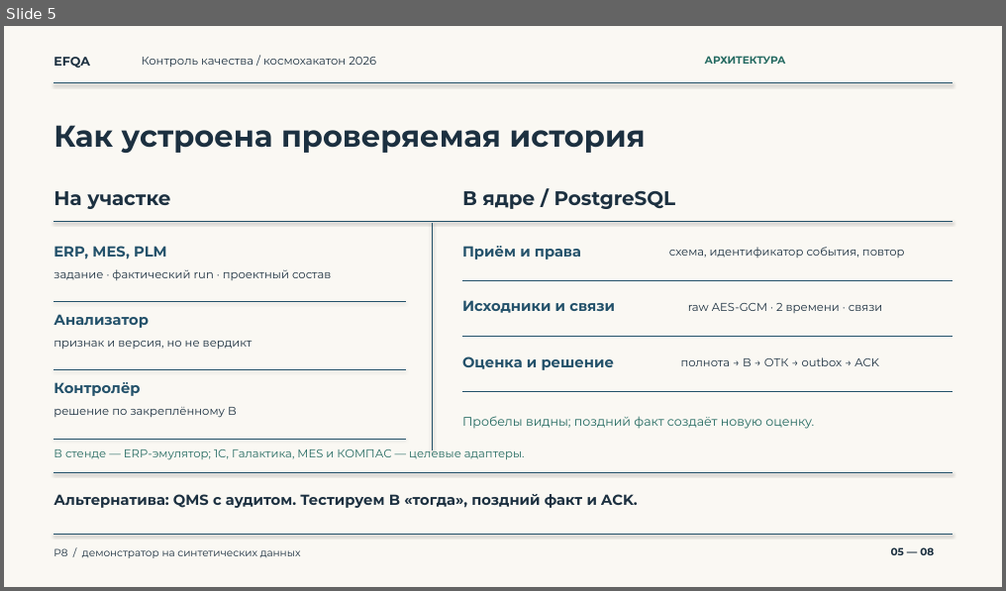
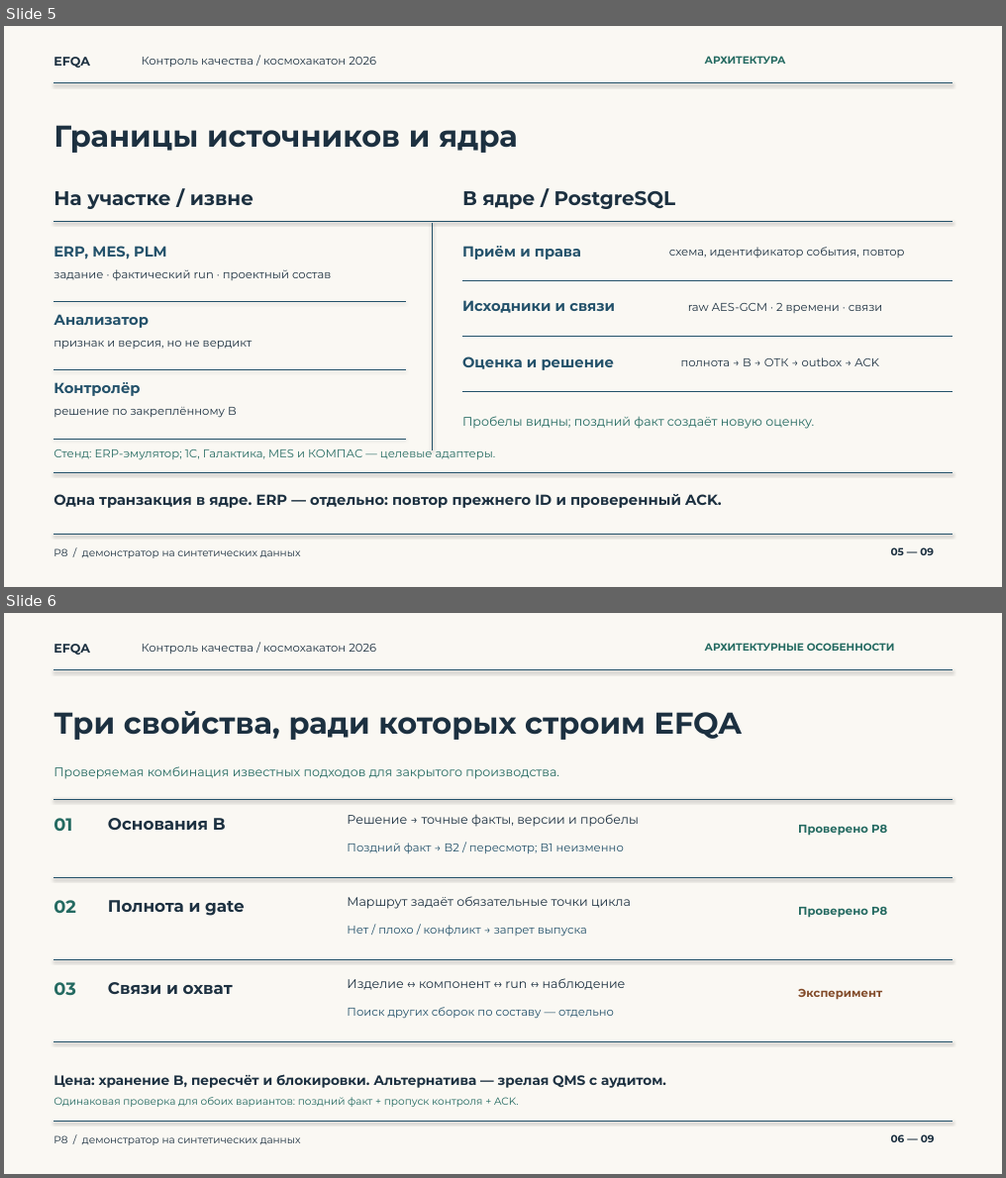
Before and after one commit to pichotiner/final-hack, a slide deck: docs/defense/5min/presentation-5min.pptx. Shown one above the other, each under a label of ours: slide 5 before the commit, slides 5 and 6 after it. The pictures are 1006x591 and 1006x1178 pixels, drawn with LibreOffice and Linux fonts; fonts in the diff are those of the drawing. Boxes give left, top, right and bottom in pixels: in the first picture for what was removed or moved away, otherwise in the second. Text is boxed around its words. In the diff, an @@ line names an element or a change of style, - is before the commit and + after.

Commit message:
docs: deepen architecture defense and explain EFQA differentiators

```diff
--- a/docs/defense/5min/presentation-5min.pptx
+++ b/docs/defense/5min/presentation-5min.pptx
@@ slide 6 added at <box>4,613,1002,1174</box>, background #FFFFFF @@
@@ rectangle added at <box>4,613,1002,1174</box>, fill #FAF8F3 @@
@@ text added at <box>54,644,90,655</box>, 12 pt, text #1C3040, bold @@
+EFQA
@@ line added from (54, 669) to (952, 669), #23516A 0.7 pt @@
@@ text added at <box>142,644,376,654</box>, 11 pt, text #1C3040 @@
+Контроль качества / космохакатон 2026
@@ text added at <box>705,643,895,651</box>, 10 pt, text #246A61, bold @@
+АРХИТЕКТУРНЫЕ ОСОБЕННОСТИ
@@ text added at <box>54,711,742,740</box>, 29 pt, text #1C3040, bold @@
+Три свойства, ради которых строим EFQA
@@ text added at <box>54,766,559,779</box>, 12 pt, text #246A61 @@
+Проверяемая комбинация известных подходов для закрытого производства.
@@ text added at <box>54,818,72,831</box>, 17 pt, text #246A61, bold @@
+01
@@ line added from (54, 799) to (952, 799), #23516A 0.7 pt @@
@@ text added at <box>108,818,226,830</box>, 16 pt, text #1C3040, bold @@
+Основания B
@@ text added at <box>347,814,639,827</box>, 12 pt, text #1C3040 @@
+Решение → точные факты, версии и пробелы
@@ text added at <box>347,843,624,855</box>, 11 pt, text #23516A @@
+Поздний факт → B2 / пересмотр; B1 неизменно
@@ text added at <box>798,824,887,836</box>, 11 pt, text #246A61, bold @@
+Проверено P8
@@ line added from (54, 878) to (952, 878), #23516A 0.5 pt @@
@@ text added at <box>54,900,76,913</box>, 17 pt, text #246A61, bold @@
+02
@@ text added at <box>108,900,245,916</box>, 16 pt, text #1C3040, bold @@
+Полнота и gate
@@ text added at <box>347,896,631,909</box>, 12 pt, text #1C3040 @@
+Маршрут задаёт обязательные точки цикла
@@ text added at <box>798,906,887,918</box>, 11 pt, text #246A61, bold @@
+Проверено P8
@@ text added at <box>347,925,587,937</box>, 11 pt, text #23516A @@
+Нет / плохо / конфликт → запрет выпуска
@@ line added from (54, 960) to (952, 960), #23516A 0.5 pt @@
@@ text added at <box>54,982,76,996</box>, 17 pt, text #246A61, bold @@
+03
@@ text added at <box>108,982,233,994</box>, 16 pt, text #1C3040, bold @@
+Связи и охват
@@ text added at <box>347,978,626,990</box>, 12 pt, text #1C3040 @@
+Изделие ↔ компонент ↔ run ↔ наблюдение
@@ text added at <box>798,989,882,1000</box>, 11 pt, text #824B29, bold @@
+Эксперимент
@@ text added at <box>347,1007,614,1019</box>, 11 pt, text #23516A @@
+Поиск других сборок по составу — отдельно
@@ line added from (54, 1043) to (952, 1043), #23516A 0.5 pt @@
@@ text added at <box>54,1074,666,1088</box>, 13 pt, text #1C3040, bold @@
+Цена: хранение B, пересчёт и блокировки. Альтернатива — зрелая QMS с аудитом.
@@ text added at <box>54,1097,519,1107</box>, 10 pt, text #246A61 @@
+Одинаковая проверка для обоих вариантов: поздний факт + пропуск контроля + ACK.
@@ text added at <box>54,1136,301,1146</box>, 10 pt, text #1C3040 @@
+P8 / демонстратор на синтетических данных
@@ line added from (54, 1121) to (952, 1121), #23516A 0.7 pt @@
@@ text added at <box>891,1135,935,1143</box>, 10 pt, text #1C3040, bold @@
+06 — 09
@@ slide 5 changed as well @@
@@ text at <box>54,125,518,153</box>: text changed @@
-Как устроена проверяемая история
+Границы источников и ядра
@@ text at <box>54,191,253,209</box>: text changed @@
-На участке
+На участке / извне
@@ text at <box>54,447,496,461</box>: text changed @@
-В стенде — ERP-эмулятор; 1С, Галактика, MES и КОМПАС — целевые адаптеры.
+Стенд: ERP-эмулятор; 1С, Галактика, MES и КОМПАС — целевые адаптеры.
@@ text at <box>54,494,722,508</box>: text changed @@
-Альтернатива: QMS с аудитом. Тестируем B «тогда», поздний факт и ACK.
+Одна транзакция в ядре. ERP — отдельно: повтор прежнего ID и проверенный ACK.
```
Also in this commit, not shown: 7 other slides changed, 7 other files.
